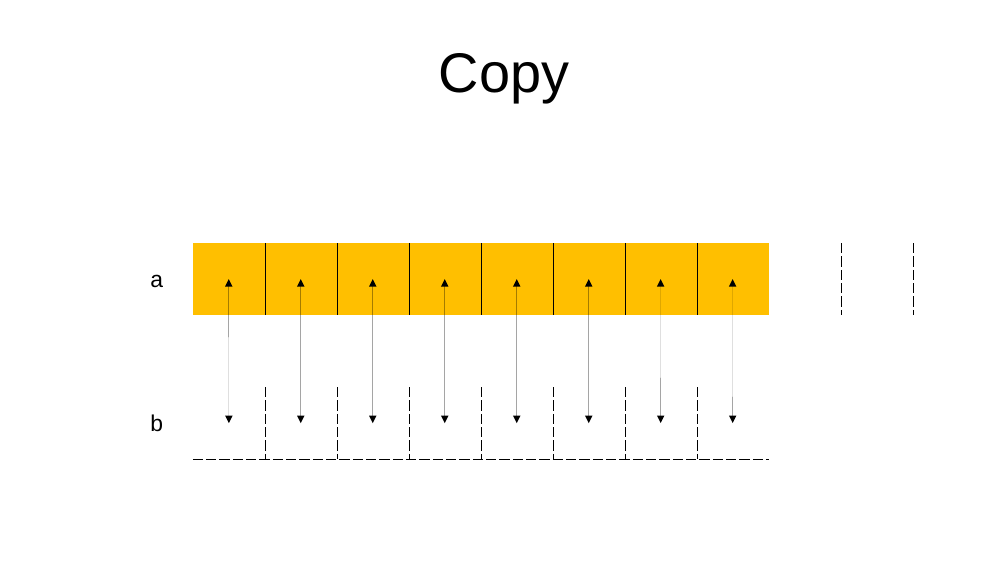
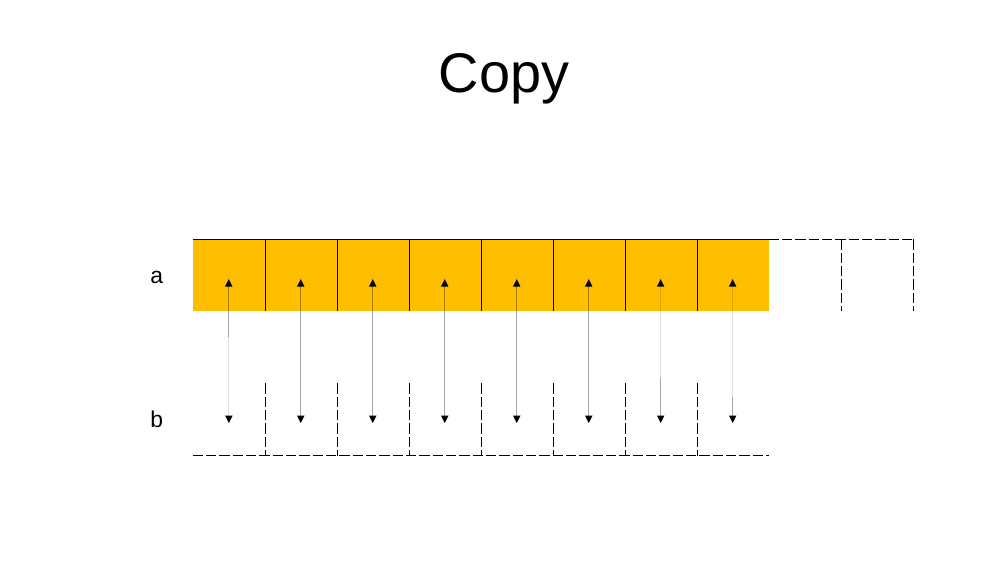
Before and after one commit to oneleo/golang-cht, a slide deck: slide 7 of images/images.odp. Drawn at 1008x567 pixels with LibreOffice and Linux fonts; fonts in the diff are those of the drawing. Boxes give left, top, right and bottom in pixels: in the first picture for what was removed or moved away, otherwise in the second. Text is boxed around its words. In the diff, an @@ line names an element or a change of style, - is before the commit and + after.

```diff
--- a/images/images.odp
+++ b/images/images.odp
@@ table at [121,240,916,456] @@
-row 1:  |  |  |  |  |  |  |  |  |  | 
-row 2:  |  |  |  |  |  |  |  |  |  | 
@@ table: place and size @@
-table at [121,99,916,459]
+table at [121,240,916,456]
```
Also in this commit, not shown: 15 other slides changed.
